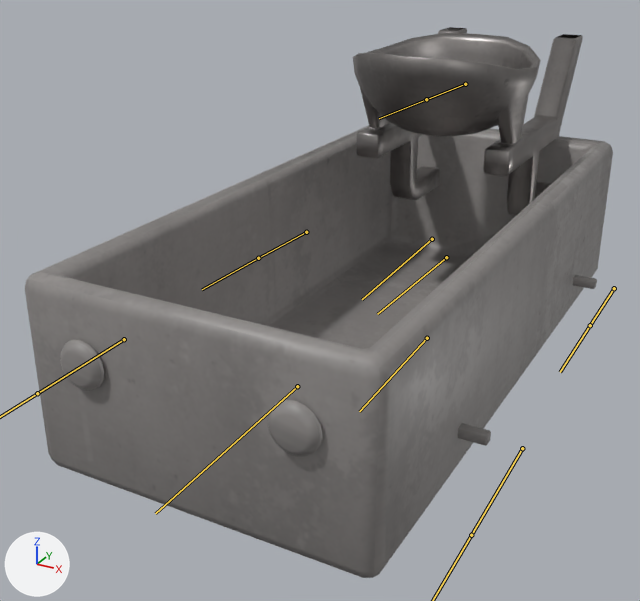
One commit to the FBX model Kart Proj/Assets/Characters/Ben/Both/BenCar.fbx: the scene before it, then after it.
The view is the same before and after, from a camera (50 mm lens) standing at (1.05, -2.25, 1.31) and looking at (-0.15, -0.07, 0.22). The lights are fixed; the arrows at lower left show +X, +Y and +Z. The bones that bend it are drawn over the model as lines.

In view in the first picture: 'Carro'.
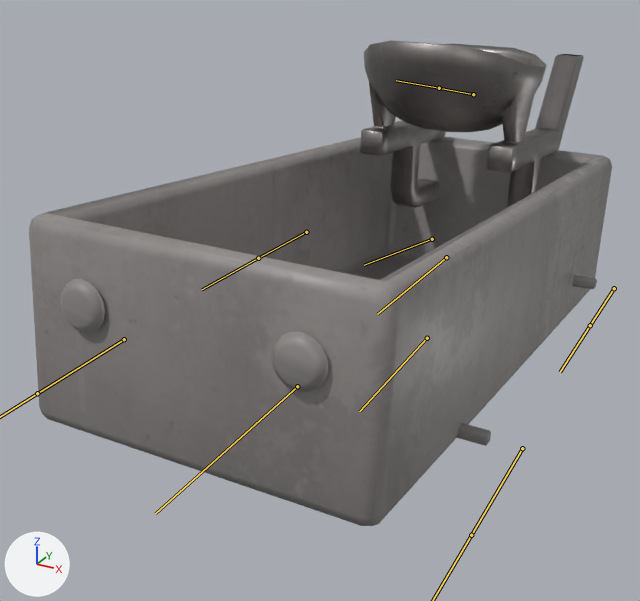
The newer file adds an action. The first version stands in its rest pose; the second is drawn at frame 1 of the action 'Car|Car_Special_Transition'.

Pixel boxes [x1, y1, x2, y2] of what changed, in the pictures (640 x 601 px):
'Carro', posed (12% shorter)
    before: [25, 27, 613, 578]
    after: [29, 40, 612, 526]
bone 'Body', root to tip
    before: (432, 239) to (362, 299)
    after: (432, 239) to (364, 265)

Edits to the bpy script that builds the scene:
```text
Change bone_body:
    where bone_body = bpy.data.objects['Car'].pose.bones['Body']  # child of 'Master'
    bone_body.rotation_quaternion: (1.0, 0.0, 0.0, 0.0) -> (0.995, 0.001, 0.0, -0.099)  # degrees (0, 0, 0) -> degrees (0, 0, -11)
```
